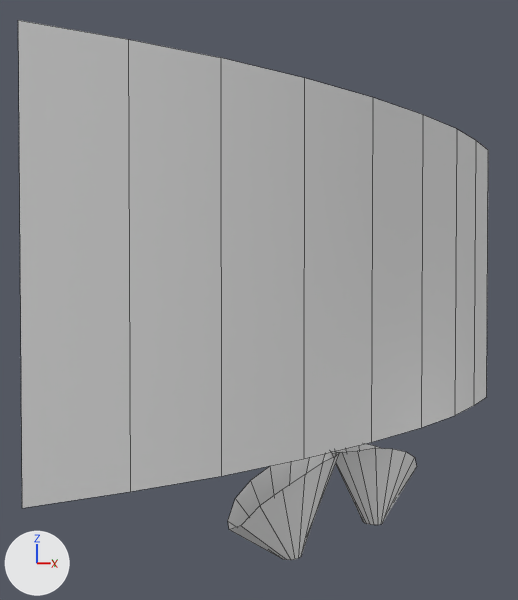
Renders of the Blender file Assets/_FishingOnEuropa/Models/FishingRod/FishingRod.blend from each side of a commit.
The view is the same before and after, from a 50 mm camera at (8.91, -11.19, 5.53) aimed at (-0.81, -1.32, 5.2). Arrows for +X, +Y and +Z are at lower left; the lights stay in place. The older version comes first. Mesh edges are drawn as thin lines. The same objects are shown in both versions, whatever each file hides.
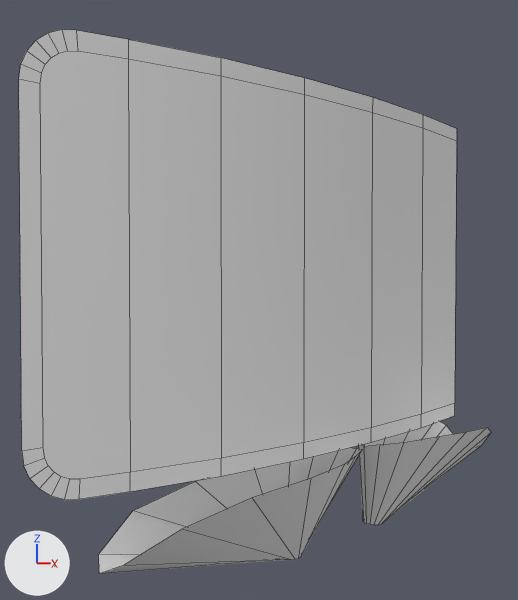
Boxes (x1, y1, x2, y2) around the edits, measured in the pictures (518 x 600 px):
```json
{"object": "Cube.005", "change": "reshaped, moved", "before": [18, 20, 488, 508], "after": [19, 30, 457, 500], "on screen": "7% narrower"}
{"object": "Cube.004", "change": "reshaped", "before": [228, 444, 417, 560], "after": [99, 421, 491, 574], "on screen": "107% wider, 32% taller"}
```

The change, as JSON lines over the scene's bpy script:
```json
{"block": "me_cube_004", "where": "# used by ob_cube_004; location = (0.0, 0.0, 0.0)"}
{"op": "remove", "block": "me_cube_004", "code": "me_cube_004.from_pydata(...)  # 32 vertices, 16 faces; spans x -0.43..0.43, y -2.86..0.08, z 0.44..2.18"}
{"op": "add", "block": "me_cube_004", "code": "me_cube_004.from_pydata(...)  # 32 vertices, 16 faces; spans x -0.22..1.52, y -5.49..-0.12, z 0.44..2.46"}
{"block": "me_cube_004", "change": "me_cube_004 part 1"}
{"op": "set", "path": "me_cube_004.vertices[16].co", "old": "(0.17, -0.04, 2.18)", "new": "(0.89, -0.29, 2.41)", "note": "pixel (339, 452) -> pixel (362, 449)"}
{"op": "set", "path": "me_cube_004.vertices[17].co", "old": "(0.31, -0.35, 2.18)", "new": "(1.11, -0.77, 2.41)", "note": "pixel (335, 456) -> pixel (356, 455)"}
{"op": "set", "path": "me_cube_004.vertices[18].co", "old": "(0.4, -0.83, 2.18)", "new": "(1.45, -1.54, 2.46)", "note": "pixel (323, 462) -> pixel (344, 464)"}
{"op": "set", "path": "me_cube_004.vertices[19].co", "old": "(0.43, -1.39, 2.07)", "new": "(1.52, -2.5, 2.42)", "note": "pixel (305, 474) -> pixel (311, 478)"}
{"op": "set", "path": "me_cube_004.vertices[20].co", "old": "(0.4, -1.95, 1.9)", "new": "(1.38, -3.69, 2.33)", "note": "pixel (282, 489) -> pixel (252, 497)"}
{"op": "set", "path": "me_cube_004.vertices[21].co", "old": "(0.31, -2.43, 1.69)", "new": "(0.96, -4.69, 2.01)", "note": "pixel (259, 505) -> pixel (181, 529)"}
{"op": "set", "path": "me_cube_004.vertices[22].co", "old": "(0.17, -2.75, 1.4)", "new": "(0.4, -5.32, 1.5)", "note": "pixel (240, 525) -> pixel (122, 565)"}
{"op": "set", "path": "me_cube_004.vertices[23].co", "old": "(0.0, -2.86, 1.31)", "new": "(0.08, -5.49, 1.34)", "note": "pixel (229, 529) -> pixel (99, 573)"}
{"op": "set", "path": "me_cube_004.vertices[24].co", "old": "(-0.17, -2.75, 1.4)", "new": "(-0.21, -5.32, 1.5)", "note": "pixel (227, 521) -> pixel (98, 554)"}
{"op": "set", "path": "me_cube_004.vertices[25].co", "old": "(-0.31, -2.43, 1.69)", "new": "(-0.22, -4.69, 2.01)", "note": "pixel (235, 498) -> pixel (132, 510)"}
{"op": "set", "path": "me_cube_004.vertices[26].co", "old": "(-0.4, -1.95, 1.9)", "new": "(0.08, -3.69, 2.33)", "note": "pixel (250, 480) -> pixel (195, 481)"}
{"op": "set", "path": "me_cube_004.vertices[27].co", "old": "(-0.43, -1.39, 2.07)", "new": "(0.22, -2.5, 2.42)", "note": "pixel (270, 465) -> not seen"}
{"op": "set", "path": "me_cube_004.vertices[28].co", "old": "(-0.4, -0.83, 2.18)", "new": "(0.22, -1.54, 2.46)"}
{"op": "set", "path": "me_cube_004.vertices[29].co", "old": "(-0.31, -0.35, 2.18)", "new": "(0.17, -0.77, 2.41)"}
{"op": "set", "path": "me_cube_004.vertices[30].co", "old": "(-0.17, -0.04, 2.18)", "new": "(0.38, -0.29, 2.41)"}
{"op": "set", "path": "me_cube_004.vertices[31].co", "old": "(0.0, 0.08, 2.15)", "new": "(0.63, -0.12, 2.36)", "note": "pixel (336, 452) -> pixel (356, 448)"}
{"block": "me_cube_005", "where": "# used by ob_cube_005; location = (0.0, 0.0, 4.97)"}
{"op": "remove", "block": "me_cube_005", "code": "me_cube_005.from_pydata(...)  # 18 vertices, 8 faces; spans x -0.11..0.89, y -6.57..6.57, z -2.48..4.04"}
{"op": "add", "block": "me_cube_005", "code": "me_cube_005.from_pydata(...)  # 52 vertices, 31 faces; spans x -0.11..0.89, y -6.57..3.61, z 2.5..9.01"}
{"block": "me_cube_005", "change": "me_cube_005 part 2: the whole mesh is rebuilt"}
{"op": "set", "path": "ob_cube_005.location", "old": "(0.0, 0.0, 4.97)", "new": "(0.0, 0.0, 0.0)"}
```
